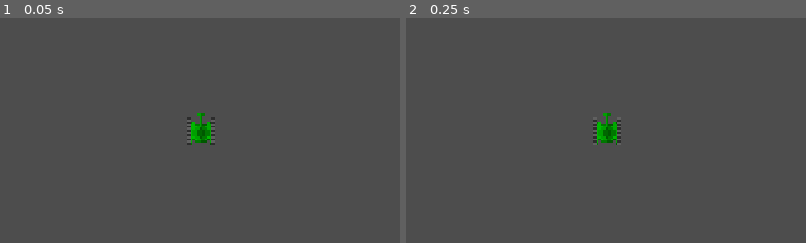
Above: before the commit, frames 1-2 (left to right).
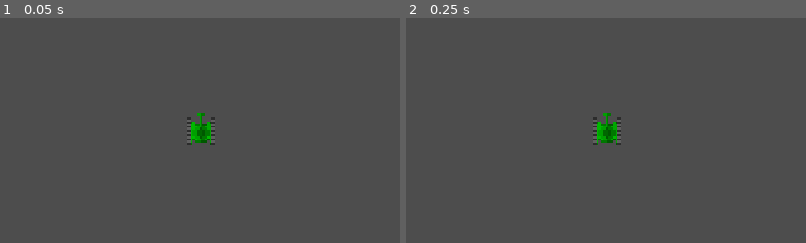
Above: after the commit, the same moments.

Repository: matveinaumov/Rogue-tank
Game: Godot game, scene res://scenes/game.tscn
Two runs of this game, one before a commit and one after it. Both use one fixed random seed, a clock stepped at 60 frames per second and the inputs below.
Inputs:
- Up to frame 1 (0.05 s): no input
- Up to frame 2 (0.25 s): no input
The pictures show only the part of the screen within x 25-75%, y 26-76%; the shares and areas given below are measured in that part.

Frame 1 is identical in both runs. In frame 2, 0.2% of the frame differs, in the area x 46-54%, y 44-57%.

Commit message:
movement func

Diff:
--- a/project.godot
+++ b/project.godot
@@ -24,6 +24,29 @@
 
 project/assembly_name="Rogue-tank"
 
+[input]
+
+up={
+"deadzone": 0.2,
+"events": [Object(InputEventKey,"resource_local_to_scene":false,"resource_name":"","device":-1,"window_id":0,"alt_pressed":false,"shift_pressed":false,"ctrl_pressed":false,"meta_pressed":false,"pressed":false,"keycode":0,"physical_keycode":87,"key_label":0,"unicode":119,"location":0,"echo":false,"script":null)
+]
+}
+down={
+"deadzone": 0.2,
+"events": [Object(InputEventKey,"resource_local_to_scene":false,"resource_name":"","device":-1,"window_id":0,"alt_pressed":false,"shift_pressed":false,"ctrl_pressed":false,"meta_pressed":false,"pressed":false,"keycode":0,"physical_keycode":83,"key_label":0,"unicode":115,"location":0,"echo":false,"script":null)
+]
+}
+left={
+"deadzone": 0.2,
+"events": [Object(InputEventKey,"resource_local_to_scene":false,"resource_name":"","device":-1,"window_id":0,"alt_pressed":false,"shift_pressed":false,"ctrl_pressed":false,"meta_pressed":false,"pressed":false,"keycode":0,"physical_keycode":65,"key_label":0,"unicode":97,"location":0,"echo":false,"script":null)
+]
+}
+right={
+"deadzone": 0.2,
+"events": [Object(InputEventKey,"resource_local_to_scene":false,"resource_name":"","device":-1,"window_id":0,"alt_pressed":false,"shift_pressed":false,"ctrl_pressed":false,"meta_pressed":false,"pressed":false,"keycode":0,"physical_keycode":68,"key_label":0,"unicode":100,"location":0,"echo":false,"script":null)
+]
+}
+
 [physics]
 
 3d/physics_engine="Jolt Physics"
--- a/scenes/player.tscn
+++ b/scenes/player.tscn
@@ -4,6 +4,7 @@
 [ext_resource type="Script" uid="uid://bnir5n6ekxg24" path="res://scripts/player.gd" id="1_g2els"]
 
 [sub_resource type="RectangleShape2D" id="RectangleShape2D_k4kwe"]
+size = Vector2(14, 16)
 
 [sub_resource type="AtlasTexture" id="AtlasTexture_3vyb7"]
 atlas = ExtResource("1_3vyb7")
--- a/scripts/player.gd
+++ b/scripts/player.gd
@@ -1,11 +1,5 @@
 extends CharacterBody2D
 
-
-# Called when the node enters the scene tree for the first time.
-func _ready() -> void:
-	%AnimatedSprite2D.play("drive")
-
-
-# Called every frame. 'delta' is the elapsed time since the previous frame.
-func _process(delta: float) -> void:
-	pass
+@export var speed = 500
+func get_input():
+	var input_dir = Input.get_vector("left","right","up","down")
